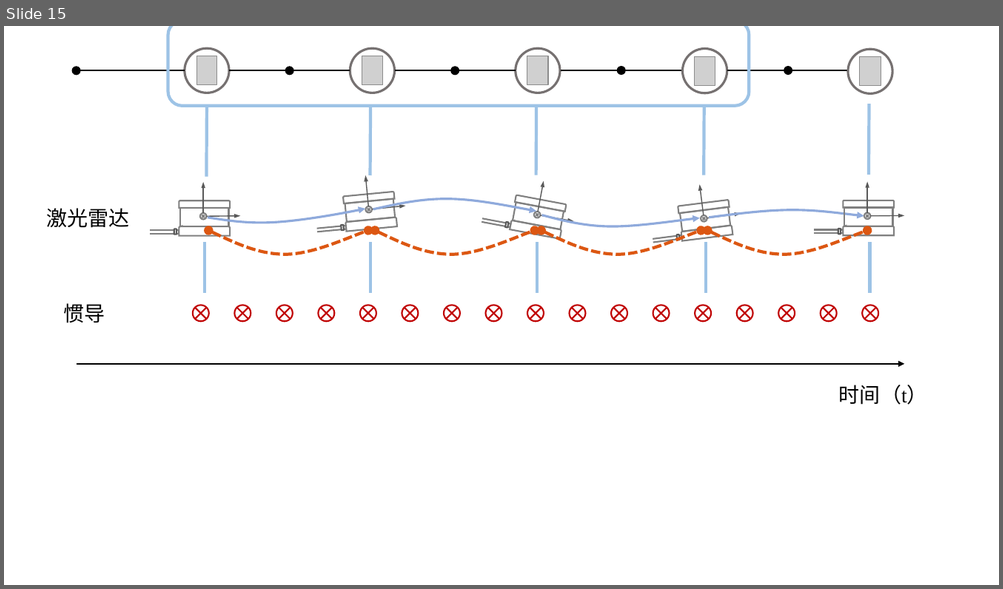
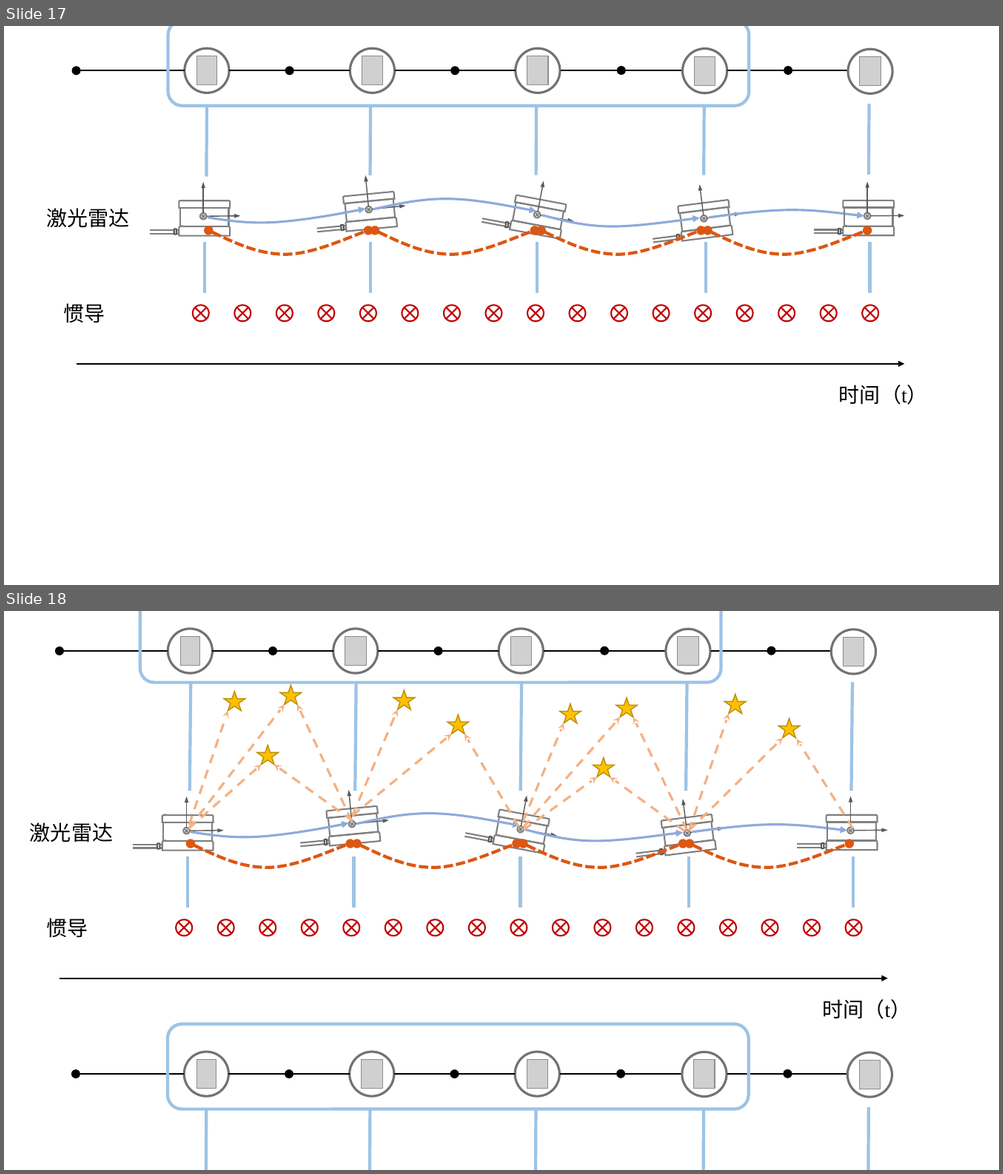
Before and after one commit to Kang-YC/my_backup, a slide deck: 示意图.pptx. Shown one above the other, each under a label of ours: slide 15 before the commit, slides 17 and 18 after it. The pictures are 1003x589 and 1003x1174 pixels, drawn with LibreOffice and Linux fonts; fonts in the diff are those of the drawing; grey boxes stand for pictures. Boxes give left, top, right and bottom in pixels: in the first picture for what was removed or moved away, otherwise in the second. Text is boxed around its words. In the diff, an @@ line names an element or a change of style, - is before the commit and + after.

```diff
--- a/示意图.pptx
+++ b/示意图.pptx
@@ slide 18 added at (4,611,999,1170), background #FFFFFF @@
@@ group added at (30,611,982,1019): 27 arrows, 25 lines, 17 flow chart summing junctions, 16 rectangles, 15 ellipses, 10 round same rects, 10 stars, 8 freeform shapes, 6 rounded rectangles, 5 pictures, 3 texts @@
+激光雷达
+惯导
+时间（t）
@@ rounded rectangle added at (168,1025,748,1110), outline #9DC3E6 3 pt @@
@@ group added at (72,1052,999,1170): 10 ellipses, 10 lines, 5 pictures, 1 rectangle @@
@@ what was slide 15 is now slide 17 @@
```
Also in this commit, not shown: 2 other slides added, 1 other file.
